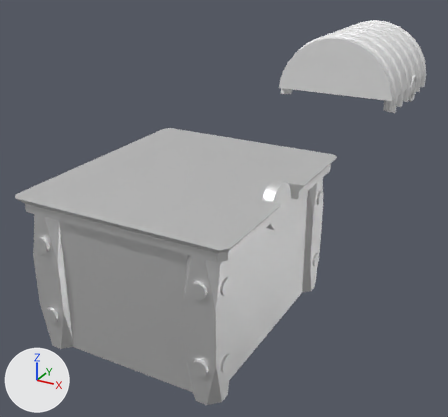
Before and after pictures for a commit that changed the Blender file Practicas/P2/BlenderModels/cofrebueno.blend.
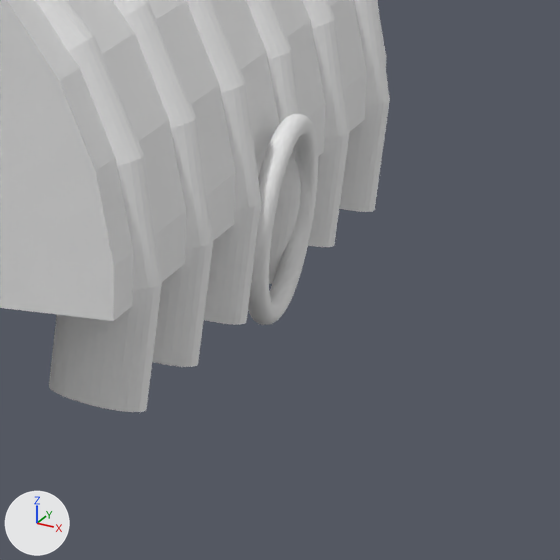
The first picture shows the older version from a 50 mm lens placed at (4.06, -6.45, 3.93), pointed at (-0.82, 2.43, -0.51). The close-ups show the older and then the newer version on the part from 84% to 100% of the width and 15% to 32% of the height of that picture. Only the edits that show in the close-ups are written down. The lights are fixed; the arrows at lower left show +X, +Y and +Z. The same objects are shown in both versions, whatever each file hides.

The first close-up shows 'GanchoTr', 'Tapadera'.
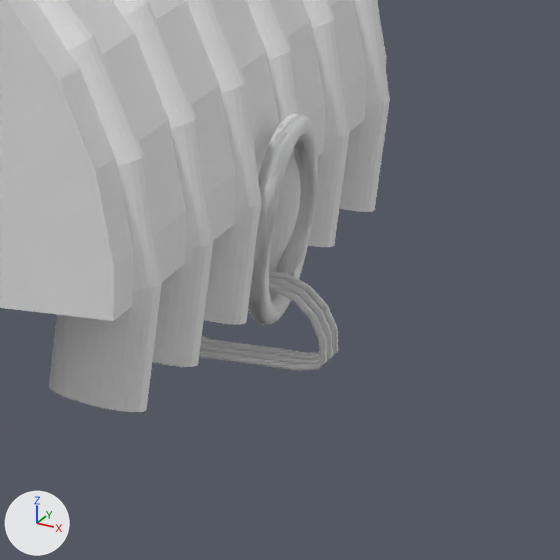
ob_llaveros is not drawn itself; it is used by a modifier of ob_ganchotr.
ob_círculo_bezier is not drawn itself; it is used by a modifier of ob_llaveros.

Patch to the scene script:
```diff
--- a/Practicas/P2/BlenderModels/cofrebueno.blend.py
+++ b/Practicas/P2/BlenderModels/cofrebueno.blend.py
@@ mat_material_011 @@
+mat_material_011 = principled_material('Material.011')
+mat_material_011.base_color = (0.8, 0.8, 0.8)  # white #e7e7e7
@@ me_cilindro_008 @@
+me_cilindro_008.from_pydata(...)  # 8704 vertices, 8194 faces; spans x -1.0..1.0, y -1.0..1.0, z -1.0..1.0
+me_cilindro_008.materials.append(mat_material_011)  # its picture is missing
@@ cu_círculo_bezier_002 @@
+cu_círculo_bezier_002 = bpy.data.curves.new('Círculo_Bezier.002', 'CURVE')
+cu_círculo_bezier_002.dimensions = '3D'
+_sp = cu_círculo_bezier_002.splines.new('BEZIER'); _sp.bezier_points.add(3)
+_sp.bezier_points.foreach_set('co', [-1.0, 0.0, 0.0, 0.0, 0.266, 0.0, 1.0, 0.0, 0.0, 0.0, -1.0, 0.0])
+_sp.bezier_points.foreach_set('handle_left', [-0.943, -0.535, -0.124, -0.067, 0.266, 0.0, 0.947, 0.468, 0.115, 0.552, -1.0, 0.0])
+_sp.bezier_points.foreach_set('handle_right', [-1.043, 0.404, 0.0934, 0.067, 0.266, 0.0, 1.061, -0.533, -0.131, -0.552, -1.0, 0.0])
+for _p, _l, _r in zip(_sp.bezier_points, ['ALIGNED', 'ALIGNED', 'ALIGNED', 'AUTO'], ['ALIGNED', 'ALIGNED', 'ALIGNED', 'AUTO']): _p.handle_left_type = _l; _p.handle_right_type = _r
+_sp.order_u = 0
+_sp.order_v = 0
+_sp.use_cyclic_u = True
+cu_círculo_bezier_002.use_path = True
+cu_círculo_bezier_002.fill_mode = 'FULL'
@@ ob_tapadera @@
 _m = ob_tapadera.modifiers.new('Booleana.001', 'BOOLEAN')
 _m.operation = 'UNION'
+_m = ob_tapadera.modifiers.new('Booleana', 'BOOLEAN')
+_m.object = ob_ganchotr
+_m.operation = 'UNION'
@@ ob_ganchotr @@
 ob_ganchotr.scale = (0.25, 0.25, 0.25)
+_m = ob_ganchotr.modifiers.new('Booleana', 'BOOLEAN')
+_m.object = ob_llaveros
+_m.operation = 'UNION'
@@ ob_llaveros @@
+ob_llaveros = bpy.data.objects.new('Llaveros', me_cilindro_008)
+ob_llaveros.location = (1.18, 6.967, 0.478)
+ob_llaveros.scale = (0.01, 0.01, 0.681)
+_m = ob_llaveros.modifiers.new('Curva', 'CURVE')
+_m.object = ob_círculo_bezier
+_m.deform_axis = 'POS_Y'
+_m = ob_llaveros.modifiers.new('Repetir', 'ARRAY')
+_m.count = 3
+_m.relative_offset_displace = (0.0, 2.0, 0.0)
+ob_llaveros.hide_set(True)
@@ ob_círculo_bezier @@
+ob_círculo_bezier = bpy.data.objects.new('Círculo_Bezier', cu_círculo_bezier_002)
+ob_círculo_bezier.location = (1.214, 7.026, 0.592)
+ob_círculo_bezier.rotation_euler = (-1.571, 0.0, 0.0)  # degrees (-90, 0, 0)
+ob_círculo_bezier.scale = (0.25, 0.25, 0.25)
+ob_círculo_bezier.hide_set(True)
```

Changed parts and their boxes [x1, y1, x2, y2] in the close-ups (560 x 560 px):
'Tapadera', modifiers changed, reshaped: [0, 0, 390, 412] in both
'GanchoTr', modifiers changed, reshaped: before [248, 114, 318, 325]; after [199, 115, 338, 371]
